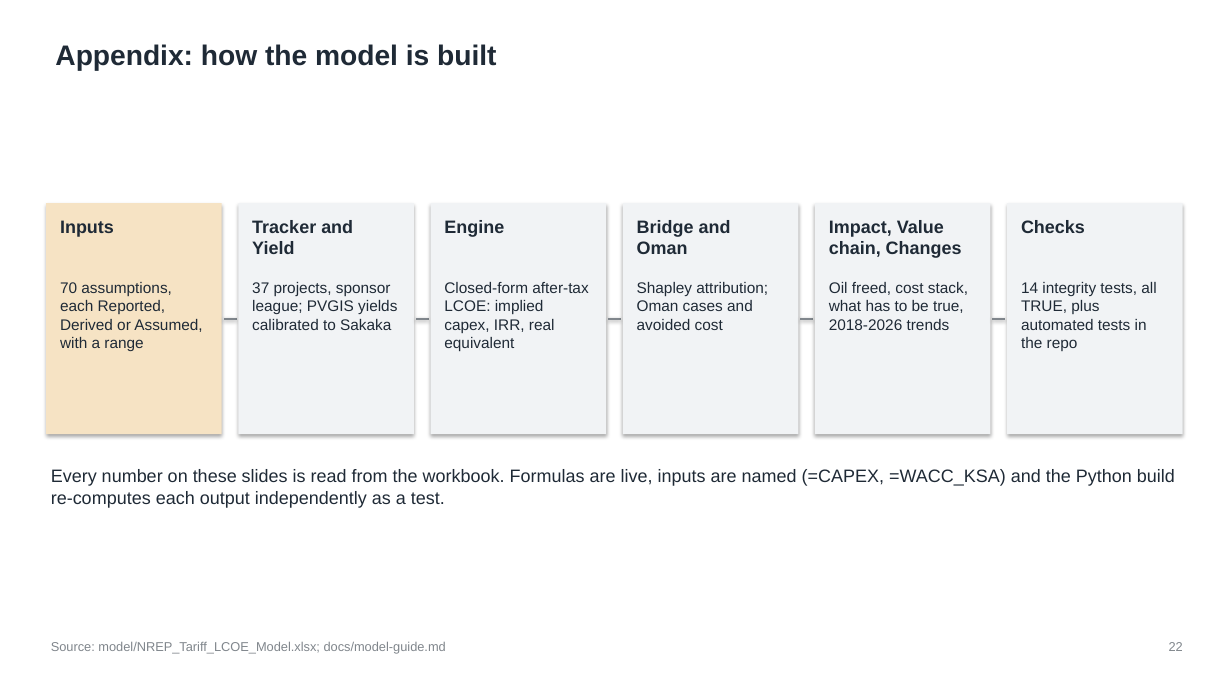
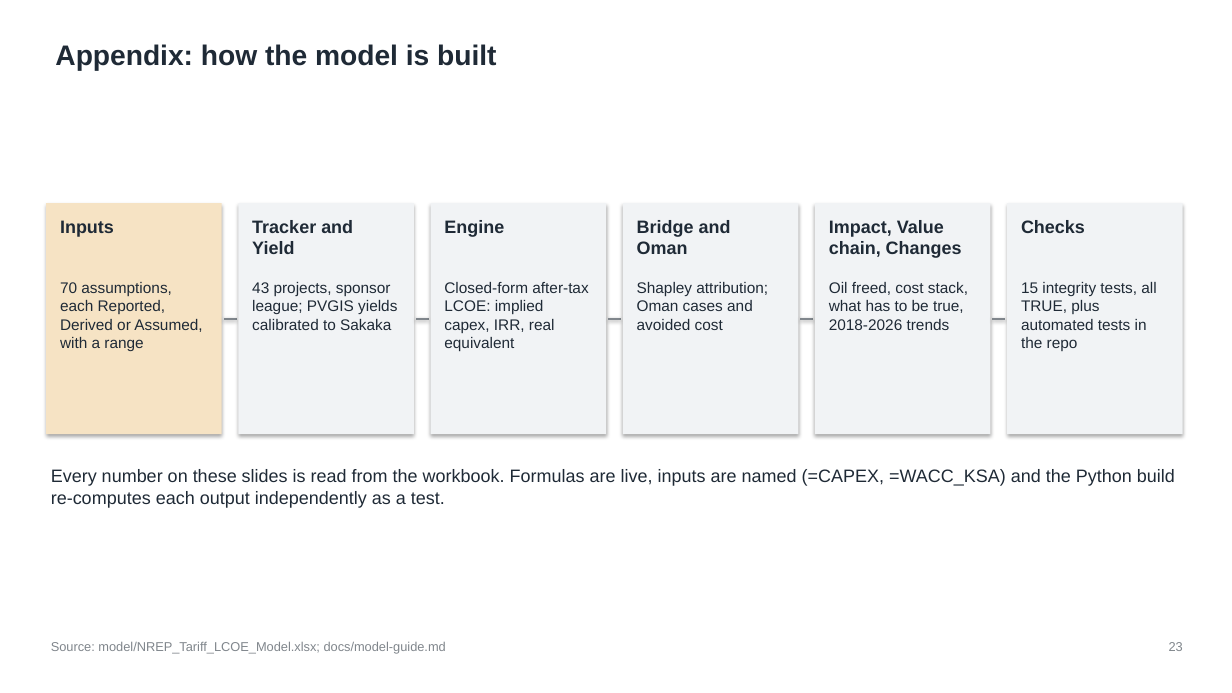
Before and after one commit to nightraven4545/Gulf-Solar, a slide deck: slide 23 of deck/NREP_Tariff_Replicability.pptx (slide 22 before the commit). Drawn at 1232x693 pixels with LibreOffice and Linux fonts; fonts in the diff are those of the drawing. Boxes give left, top, right and bottom in pixels: in the first picture for what was removed or moved away, otherwise in the second. Text is boxed around its words. In the diff, an @@ line names an element or a change of style, - is before the commit and + after.

```diff
--- a/deck/NREP_Tariff_Replicability.pptx
+++ b/deck/NREP_Tariff_Replicability.pptx
@@ text at [252, 282, 397, 330]: text changed @@
-37 projects, sponsor league; PVGIS yields calibrated to Sakaka
+43 projects, sponsor league; PVGIS yields calibrated to Sakaka
@@ text at [1021, 282, 1156, 351]: text changed @@
-14 integrity tests, all TRUE, plus automated tests in the repo
+15 integrity tests, all TRUE, plus automated tests in the repo
```
Also in this commit, not shown: 12 other slides changed, 1 slide added, 7 other files.
